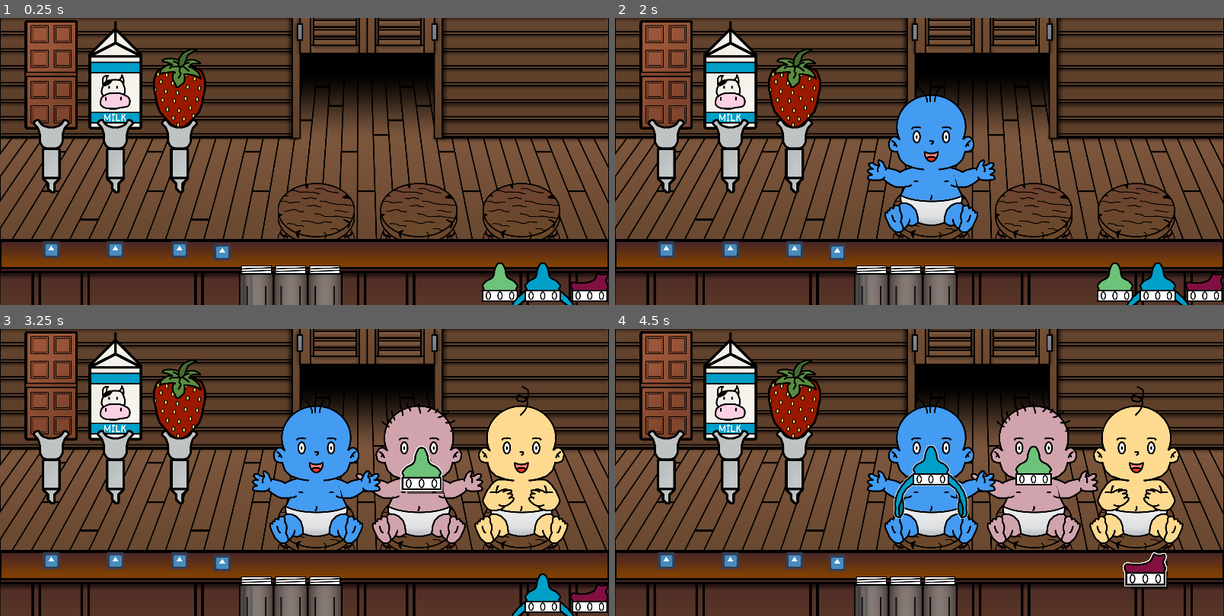
Above: before the commit, frames 1-4 (two rows, left to right).
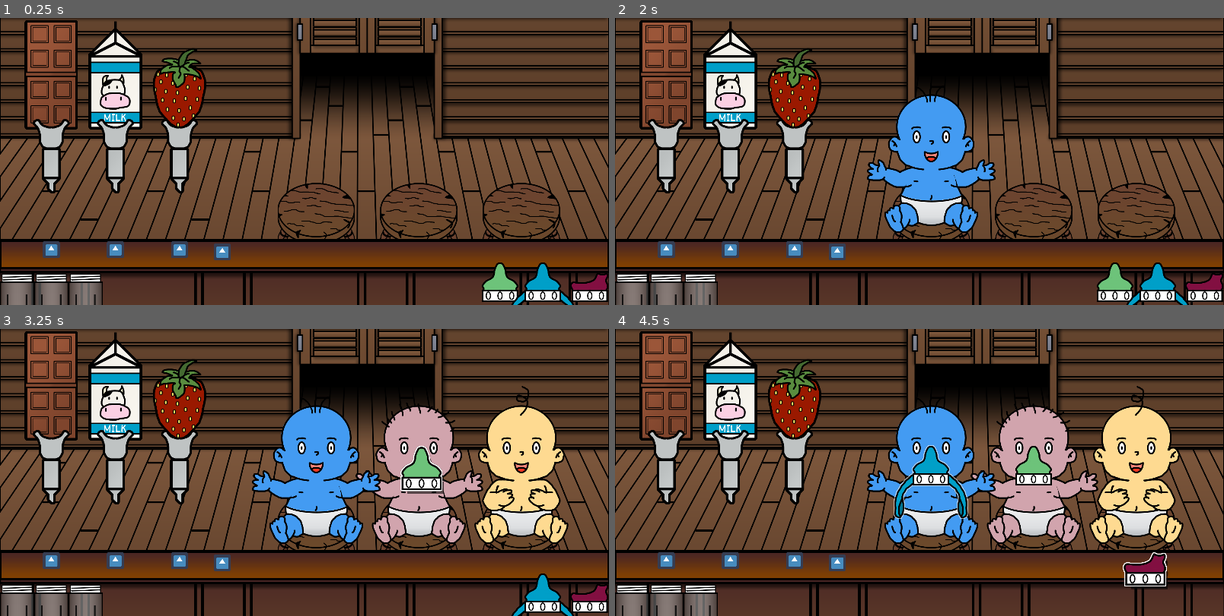
Above: after the commit, the same moments.

Repository: Gravedigger7789/little-willys-milk-bar
Game: Godot game, scene res://World.tscn
Two runs of this game, one before a commit and one after it. Both use one fixed random seed, a clock stepped at 60 frames per second and the inputs below. The engine's default icon, where the game draws it, is replaced by a stand-in: a white triangle on a blue panel in a dark square.
Inputs (mouse positions are in pixels of both pictures, inside the frame that each line leads up to):
- Up to frame 1 (0.25 s): no input
- Up to frame 2 (2 s): tap Enter at 0.5 s; drag from (663, 86) to (663, 250) at 0.52 s; tap Space at 1.25 s; drag from (730, 86) to (663, 250) at 1.27 s
- Up to frame 3 (3.25 s): move the mouse to (176, 397) at 2.02 s; press the mouse at (176, 397) at 2.03 s; release the mouse at (176, 397) at 2.75 s; drag from (499, 593) to (420, 463) at 2.77 s
- Up to frame 4 (4.5 s): drag from (1157, 593) to (931, 463) at 3.52 s; drag from (1205, 593) to (931, 463) at 4.27 s

The runs differ from the first frame. In frame 1, 3.9% of the frame differs, in the area x 0-57%, y 86-100%; in frame 2, 3.9%; in frame 3, 3.9%; in frame 4, 3.9%.

Commit message:
Added pour from tap

Diff:
--- a/World.tscn
+++ b/World.tscn
@@ -68,13 +68,13 @@
 [node name="Bottles" type="Node2D" parent="."]
 
 [node name="Bottle" parent="Bottles" instance=ExtResource( 1 )]
-position = Vector2( 1216, 1088 )
+position = Vector2( 320, 1120 )
 
 [node name="Bottle2" parent="Bottles" instance=ExtResource( 1 )]
-position = Vector2( 1088, 1088 )
+position = Vector2( 192, 1120 )
 
 [node name="Bottle3" parent="Bottles" instance=ExtResource( 1 )]
-position = Vector2( 960, 1088 )
+position = Vector2( 64, 1120 )
 
 [node name="BottleCaps" type="Node2D" parent="."]
 
--- a/src/Objects/Bottle.tscn
+++ b/src/Objects/Bottle.tscn
@@ -154,7 +154,6 @@
 position = Vector2( 0, -128 )
 
 [node name="AnimationPlayer" type="AnimationPlayer" parent="." index="6"]
-autoplay = "RESET"
 anims/Broken = SubResource( 9 )
 anims/Fill = SubResource( 3 )
 anims/RESET = SubResource( 4 )
--- a/src/Objects/Tap.gd
+++ b/src/Objects/Tap.gd
@@ -22,7 +22,10 @@
 onready var handle: Area2D = $Handle
 onready var handle_sprite: Sprite = $Handle/Sprite
 onready var spout: Sprite = $Spout
+onready var pour: Sprite = $Spout/Pour
 onready var bottle_detector: Area2D = $BottleDetector
+onready var animation_player: AnimationPlayer = $AnimationPlayer
+
 
 func _ready() -> void:
 	set_handle_type(handle_type)
@@ -49,6 +52,7 @@
 func _physics_process(delta: float) -> void:
 	if pouring and bottle:
 		bottle.fill(delta * 100, COLOR_DICT[handle_type], HANDLE_DICT[handle_type])
+		animation_player.play("Pour")
 
 
 func _toggle_pour() -> void:
@@ -56,10 +60,13 @@
 		pouring = true
 		handle.rotate(deg2rad(-30))
 		spout.texture = SPOUT_TILTED_TEXTURE
+		pour.visible = true
+		pour.modulate = COLOR_DICT[handle_type]
 	else:
 		pouring = false
 		handle.rotate(deg2rad(30))
 		spout.texture = SPOUT_TEXTURE
+		pour.visible = false
 
 
 func _on_BottleDetector_area_entered(area: Area2D) -> void:
--- a/src/Objects/Tap.tscn
+++ b/src/Objects/Tap.tscn
@@ -1,15 +1,71 @@
-[gd_scene load_steps=7 format=2]
+[gd_scene load_steps=10 format=2]
 
 [ext_resource path="res://assets/tap/milk-tap-handle-choco.png" type="Texture" id=1]
 [ext_resource path="res://assets/tap/milk-tap-spout-straight.png" type="Texture" id=2]
 [ext_resource path="res://src/Objects/Tap.gd" type="Script" id=3]
 [ext_resource path="res://src/Objects/Coaster.tscn" type="PackedScene" id=4]
+[ext_resource path="res://assets/tap/milk-pour.png" type="Texture" id=5]
 
 [sub_resource type="RectangleShape2D" id=1]
 extents = Vector2( 100, 254 )
 
 [sub_resource type="RectangleShape2D" id=2]
 extents = Vector2( 32, 181 )
+
+[sub_resource type="Animation" id=3]
+resource_name = "Pour"
+length = 0.5
+tracks/0/type = "value"
+tracks/0/path = NodePath("Spout/Pour:flip_h")
+tracks/0/interp = 1
+tracks/0/loop_wrap = true
+tracks/0/imported = false
+tracks/0/enabled = true
+tracks/0/keys = {
+"times": PoolRealArray( 0, 0.25, 0.5 ),
+"transitions": PoolRealArray( 1, 1, 1 ),
+"update": 1,
+"values": [ false, true, false ]
+}
+tracks/1/type = "value"
+tracks/1/path = NodePath("Spout/Pour:position")
+tracks/1/interp = 1
+tracks/1/loop_wrap = true
+tracks/1/imported = false
+tracks/1/enabled = true
+tracks/1/keys = {
+"times": PoolRealArray( 0, 0.25, 0.5 ),
+"transitions": PoolRealArray( 1, 1, 1 ),
+"update": 1,
+"values": [ Vector2( 16, 225 ), Vector2( 8, 225 ), Vector2( 16, 225 ) ]
+}
+
+[sub_resource type="Animation" id=4]
+length = 0.001
+tracks/0/type = "value"
+tracks/0/path = NodePath("Spout/Pour:flip_h")
+tracks/0/interp = 1
+tracks/0/loop_wrap = true
+tracks/0/imported = false
+tracks/0/enabled = true
+tracks/0/keys = {
+"times": PoolRealArray( 0 ),
+"transitions": PoolRealArray( 1 ),
+"update": 0,
+"values": [ false ]
+}
+tracks/1/type = "value"
+tracks/1/path = NodePath("Spout/Pour:position")
+tracks/1/interp = 1
+tracks/1/loop_wrap = true
+tracks/1/imported = false
+tracks/1/enabled = true
+tracks/1/keys = {
+"times": PoolRealArray( 0 ),
+"transitions": PoolRealArray( 1 ),
+"update": 0,
+"values": [ Vector2( 16, 225 ) ]
+}
 
 [node name="Tap" type="Node2D"]
 script = ExtResource( 3 )
@@ -34,6 +90,12 @@
 "_edit_lock_": true
 }
 
+[node name="Pour" type="Sprite" parent="Spout"]
+visible = false
+show_behind_parent = true
+position = Vector2( 16, 225 )
+texture = ExtResource( 5 )
+
 [node name="Coaster" parent="." instance=ExtResource( 4 )]
 position = Vector2( 0, 360 )
 
@@ -45,6 +107,10 @@
 position = Vector2( 0, 171 )
 shape = SubResource( 2 )
 
+[node name="AnimationPlayer" type="AnimationPlayer" parent="."]
+anims/Pour = SubResource( 3 )
+anims/RESET = SubResource( 4 )
+
 [connection signal="input_event" from="Handle" to="." method="_on_Handle_input_event"]
 [connection signal="area_entered" from="BottleDetector" to="." method="_on_BottleDetector_area_entered"]
 [connection signal="area_exited" from="BottleDetector" to="." method="_on_BottleDetector_area_exited"]
